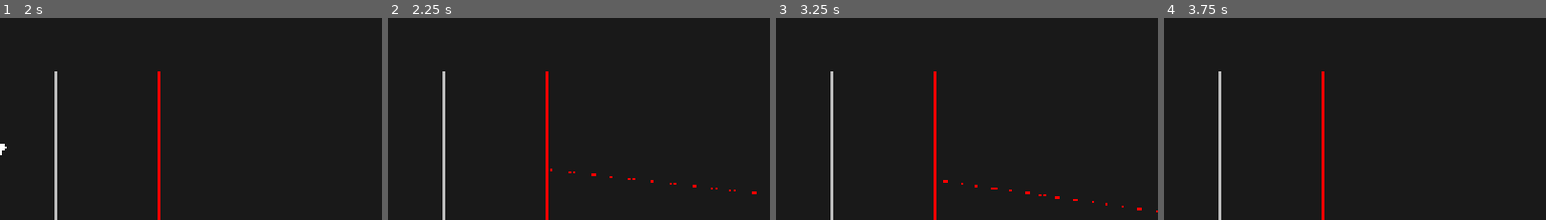
Above: before the commit, frames 1-4 (left to right).
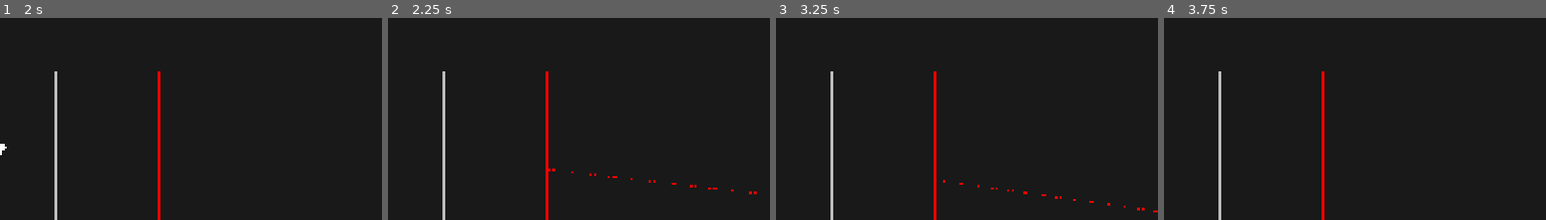
Above: after the commit, the same moments.

Repository: AlonKellner-RedHat/ricochet-game-v2
Game: Godot game, scene res://scenes/main.tscn
Same seed, same stepped clock (60 frames per second), same inputs: the game is played once before the commit and once after it. This scene is started directly instead of the project's main scene.
Inputs (mouse positions are % of the whole screen's width and height, from its top left):
- Up to frame 1 (2 s): tap Enter at 0.5 s; move the mouse to (45, 68) at 0.52 s; hold W (move_up) 0.53-1.25 s; hold Space (fire) 0.53-1.25 s; click (45, 68) at 0.67 s; drag from (80, 63) to (45, 68) at 1.27 s
- Up to frame 2 (2.25 s): tap Enter at 2 s; move the mouse to (20, 31) at 2.02 s; hold A (move_left) from 2.03 s (still down); tap Alt at 2.1 s
- Up to frame 3 (3.25 s): release A (move_left) at 2.75 s; drag from (55, 47) to (20, 31) at 2.77 s
- Up to frame 4 (3.75 s): tap Space (fire) at 3.5 s; move the mouse to (35, 21) at 3.52 s; hold S (move_down) from 3.53 s (still down); tap G at 3.6 s
The pictures show only the part of the screen within x 50-100%, y 5-55%; the shares and areas given below are measured in that part.

Frame 1 is identical in both runs. In frame 2, 0.2% of the frame differs, in the area x 42-96%, y 74-88%; in frame 3, 0.2%; in frame 4, nothing differs.

Commit message:
Skip off-screen arrow animation + screen-bound pass-throughs
Arrow animator instantly skips steps entirely outside the screen
(both start and end outside Rect2(0,0,1920,1080)). No time spent
traversing invisible off-screen paths after frame transforms.

Four pass-through surfaces at screen bounds (top/right/bottom/left)
ensure off-screen escape steps split at the screen edge, creating
clean transition points at the visible boundary.

185 tests passing. Sweep: 0 violations across 19820 combos.

Co-Authored-By: Claude Opus 4.6 <noreply@anthropic.com>

Diff:
--- a/scripts/game/arrow_animator.gd
+++ b/scripts/game/arrow_animator.gd
@@ -43,9 +43,20 @@
 	if not _flying or _path == null:
 		return
 
+	var screen := Rect2(0, 0, 1920, 1080)
 	var distance := ARROW_SPEED * _speed_multiplier * delta
 	while distance > 0.0 and _current_step_index < _path.steps.size():
 		var step: Tracer.Step = _path.steps[_current_step_index]
+
+		if not screen.has_point(step.start) and not screen.has_point(step.end):
+			_arrow_position = step.end
+			_current_step_index += 1
+			_progress_along_step = 0.0
+			if _current_step_index < _path.steps.size():
+				var next_step: Tracer.Step = _path.steps[_current_step_index]
+				_arrow_direction = (next_step.end - next_step.start).normalized()
+			continue
+
 		var step_length: float = step.start.distance_to(step.end)
 		var remaining_in_step: float = step_length - _progress_along_step
 
--- a/scripts/game/level_settings.gd
+++ b/scripts/game/level_settings.gd
@@ -57,6 +57,22 @@
 		node.name = "MirrorR_%d" % surf.id
 		add_child(node)
 		node.setup(surf)
+	# Screen boundary pass-throughs — ensure off-screen steps split at screen edge
+	var screen_bounds: Array[Vector4] = [
+		Vector4(0, 0, 1920, 0),
+		Vector4(1920, 0, 1920, 1080),
+		Vector4(1920, 1080, 0, 1080),
+		Vector4(0, 1080, 0, 0),
+	]
+	for line_def in screen_bounds:
+		var seg := Segment.new(
+			Vector2(line_def.x, line_def.y),
+			Vector2(line_def.z, line_def.w),
+			Vector2((line_def.x + line_def.z) / 2.0, (line_def.y + line_def.w) / 2.0))
+		var config := SideConfig.new(null, false)
+		var surf := Surface.new(seg, config, config, false, false)
+		surfaces.append(surf)
+
 	for line_def in passthrough_lines:
 		var seg := Segment.new(
 			Vector2(line_def.x, line_def.y),
